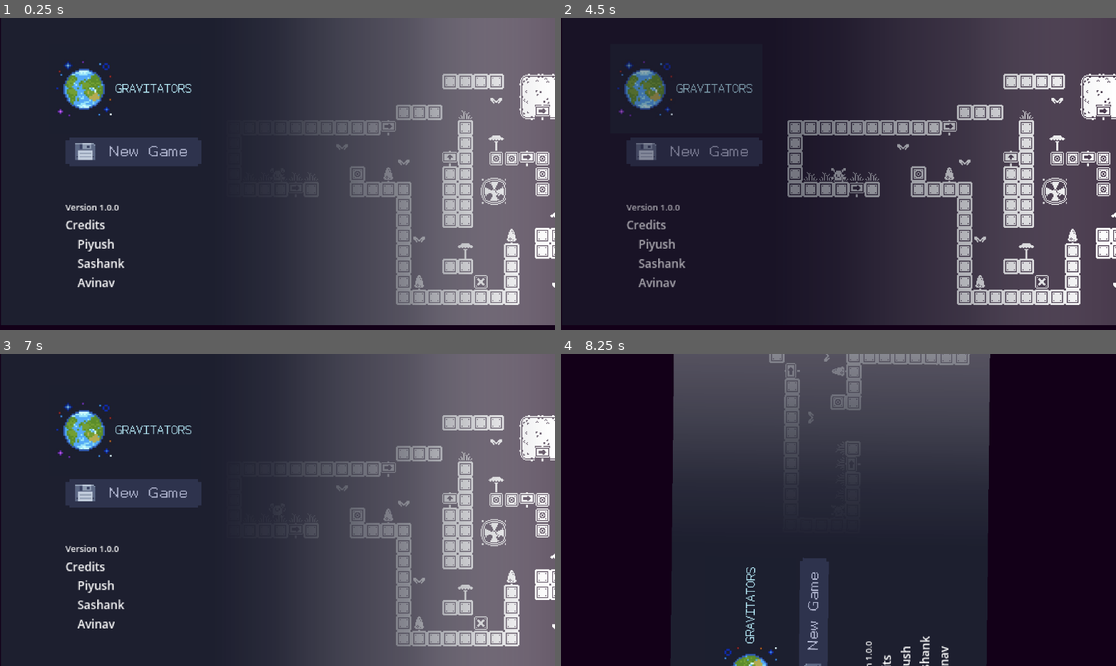
Above: before the commit, frames 1-4 (two rows, left to right).
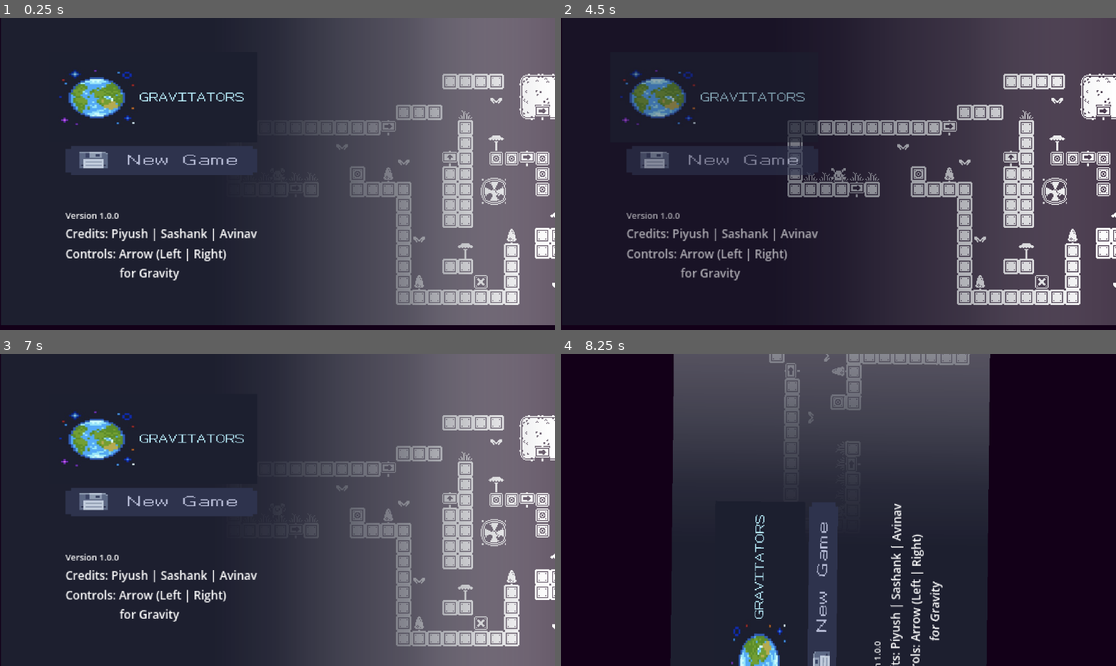
Above: after the commit, the same moments.

Repository: thehaudedai/gravitators
Game: Godot game, scene res://scenes/game.tscn
Same seed, same stepped clock (60 frames per second), same inputs: the game is played once before the commit and once after it.
Inputs (mouse positions are in pixels of both pictures, inside the frame that each line leads up to; where the layout moved, square brackets give the same spot in the first picture):
- Up to frame 1 (0.25 s): no input
- Up to frame 2 (4.5 s): click (721, 161) [694, 152] at 0.5 s; hold Right (gravity_right) 1.28-2.78 s; tap W (ui_up) at 1.52, 2.27, 3.77 s; hold Left (gravity_left) 2.78-3.53 s; hold Right (gravity_right) 3.53-4.25 s; click (721, 161) [694, 152] at 4.25 s
- Up to frame 3 (7 s): hold Right (gravity_right) 5.03-5.78 s; tap W (ui_up) at 5.27, 6.02 s; hold Left (gravity_left) 5.78-6.53 s; hold Right (gravity_right) from 6.53 s (still down)
- Up to frame 4 (8.25 s): release Right (gravity_right) at 7.28 s; hold Left (gravity_left) from 7.28 s (still down); tap W (ui_up) at 7.52 s

The runs differ from the first frame. In frame 1, 6.2% of the frame differs, in the area x 10-47%, y 13-87%; in frame 2, 5.7%; in frame 3, 6.1%; in frame 4, 4.4%.

Commit message:
Added Keybind Tutorial

Diff:
--- a/scenes/game.tscn
+++ b/scenes/game.tscn
@@ -456,10 +456,10 @@
 metadata/_edit_horizontal_guides_ = [-87.0]
 
 [node name="ColorRect" type="ColorRect" parent="."]
-offset_left = -5795.0
-offset_top = -4790.0
-offset_right = 8367.0
-offset_bottom = 5390.0
+offset_left = -6310.0
+offset_top = -4758.0
+offset_right = 7852.0
+offset_bottom = 5422.0
 color = Color(0.07450981, 0, 0.09411765, 1)
 
 [node name="UNCUT" type="TileMapLayer" parent="."]
@@ -596,10 +596,15 @@
 texture_repeat = 2
 layout_mode = 2
 theme_override_font_sizes/font_size = 12
-text = "Credits
-    Piyush
-    Sashank
-    Avinav"
+text = "Credits: Piyush | Sashank | Avinav"
+
+[node name="Credits2" type="Label" parent="Mainmenu/HBoxContainer/MarginContainer/VBoxContainer/MarginContainer/VBoxContainer"]
+texture_filter = 1
+texture_repeat = 2
+layout_mode = 2
+theme_override_font_sizes/font_size = 12
+text = "Controls: Arrow (Left | Right)
+                  for Gravity"
 
 [node name="Panorama" type="TextureRect" parent="Mainmenu/HBoxContainer"]
 layout_mode = 2
